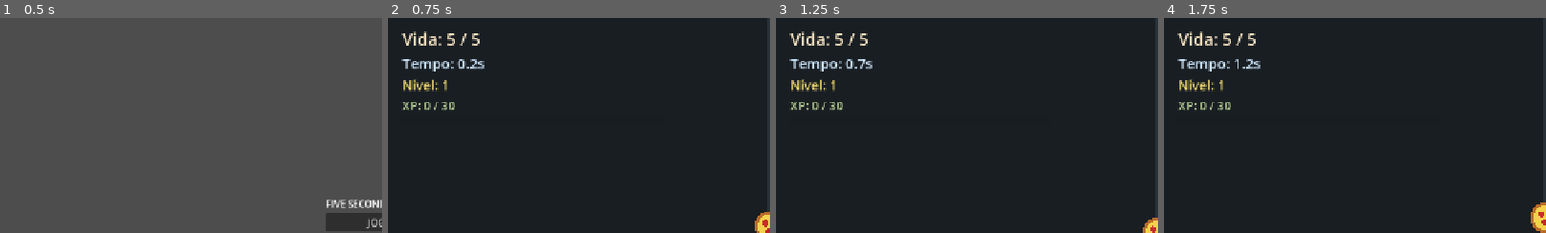
Above: before the commit, frames 1-4 (left to right).
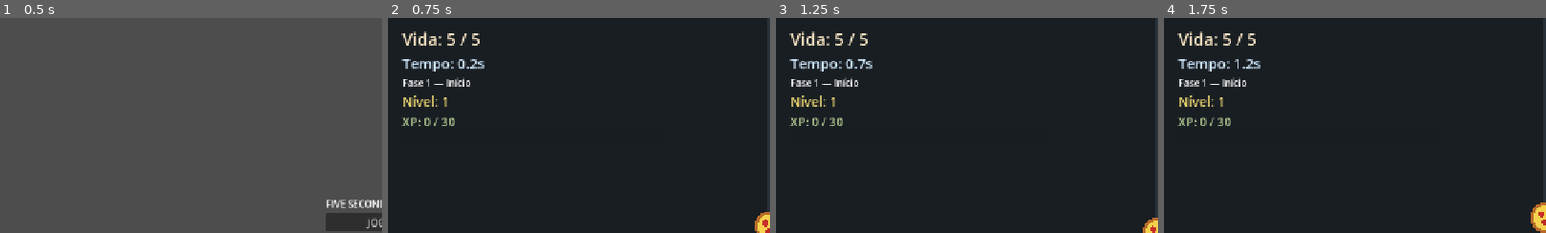
Above: after the commit, the same moments.

Repository: kosh202/five-second-survival
Game: Godot game, scene res://scenes/ui/main_menu.tscn
Two runs of this game, one before a commit and one after it. Both use one fixed random seed, a clock stepped at 60 frames per second and the inputs below.
Inputs:
- Up to frame 1 (0.5 s): no input
- Up to frame 2 (0.75 s): click "JOGAR" at 0.5 s
- Up to frame 3 (1.25 s): no input
- Up to frame 4 (1.75 s): tap Enter at 1.25 s; hold W (move_up) from 1.28 s (still down)
The pictures show only the part of the screen within x 0-50%, y 0-50%; the shares and areas given below are measured in that part.

Frame 1 is identical in both runs. In frame 2, 1.3% of the frame differs, in the area x 3-22%, y 27-51%; in frame 3, 1.3%; in frame 4, 1.3%.

Commit message:
ajustando dificuldade e niveis

Diff:
--- a/scenes/ui/hud.tscn
+++ b/scenes/ui/hud.tscn
@@ -1,52 +1,56 @@
-[gd_scene load_steps=1 format=3]
+[gd_scene format=3 uid="uid://bpkat13hitr8k"]
 
 [ext_resource type="Script" uid="uid://d2wg8slsgneei" path="res://scripts/ui/hud.gd" id="1_hud"]
 
-[node name="HUD" type="CanvasLayer"]
+[node name="HUD" type="CanvasLayer" unique_id=207180699]
 process_mode = 3
 script = ExtResource("1_hud")
 
-[node name="Margin" type="MarginContainer" parent="."]
+[node name="Margin" type="MarginContainer" parent="." unique_id=1611247178]
 offset_right = 460.0
 offset_bottom = 220.0
 theme_override_constants/margin_left = 24
 theme_override_constants/margin_top = 16
 
-[node name="VBox" type="VBoxContainer" parent="Margin"]
+[node name="VBox" type="VBoxContainer" parent="Margin" unique_id=1639642195]
 layout_mode = 2
 theme_override_constants/separation = 4
 
-[node name="HealthLabel" type="Label" parent="Margin/VBox"]
+[node name="HealthLabel" type="Label" parent="Margin/VBox" unique_id=2095819850]
 layout_mode = 2
 theme_override_colors/font_color = Color(1, 0.92, 0.78, 1)
 theme_override_font_sizes/font_size = 28
 text = "Vida: 5 / 5"
 
-[node name="TimeLabel" type="Label" parent="Margin/VBox"]
+[node name="TimeLabel" type="Label" parent="Margin/VBox" unique_id=1500769241]
 layout_mode = 2
 theme_override_colors/font_color = Color(0.82, 0.92, 1, 1)
 theme_override_font_sizes/font_size = 24
 text = "Tempo: 0.0s"
 
-[node name="LevelLabel" type="Label" parent="Margin/VBox"]
+[node name="PhaseLabel" type="Label" parent="Margin/VBox" unique_id=626217749]
+layout_mode = 2
+text = "Fase 1 — Início"
+
+[node name="LevelLabel" type="Label" parent="Margin/VBox" unique_id=2139987116]
 layout_mode = 2
 theme_override_colors/font_color = Color(0.95, 0.86, 0.45, 1)
 theme_override_font_sizes/font_size = 22
 text = "Nível: 1"
 
-[node name="XpLabel" type="Label" parent="Margin/VBox"]
+[node name="XpLabel" type="Label" parent="Margin/VBox" unique_id=441731494]
 layout_mode = 2
 theme_override_colors/font_color = Color(0.78, 0.88, 0.62, 1)
 theme_override_font_sizes/font_size = 20
 text = "XP: 0 / 30"
 
-[node name="XpBar" type="ProgressBar" parent="Margin/VBox"]
+[node name="XpBar" type="ProgressBar" parent="Margin/VBox" unique_id=1816702967]
 custom_minimum_size = Vector2(0, 18)
 layout_mode = 2
 max_value = 30.0
 show_percentage = false
 
-[node name="GameOver" type="Control" parent="."]
+[node name="GameOver" type="Control" parent="." unique_id=413992555]
 visible = false
 layout_mode = 3
 anchors_preset = 15
@@ -55,7 +59,7 @@
 grow_horizontal = 2
 grow_vertical = 2
 
-[node name="Dim" type="ColorRect" parent="GameOver"]
+[node name="Dim" type="ColorRect" parent="GameOver" unique_id=747050765]
 layout_mode = 1
 anchors_preset = 15
 anchor_right = 1.0
@@ -64,7 +68,7 @@
 grow_vertical = 2
 color = Color(0.02, 0.02, 0.04, 0.72)
 
-[node name="Center" type="CenterContainer" parent="GameOver"]
+[node name="Center" type="CenterContainer" parent="GameOver" unique_id=1483805925]
 layout_mode = 1
 anchors_preset = 15
 anchor_right = 1.0
@@ -72,35 +76,35 @@
 grow_horizontal = 2
 grow_vertical = 2
 
-[node name="Panel" type="PanelContainer" parent="GameOver/Center"]
+[node name="Panel" type="PanelContainer" parent="GameOver/Center" unique_id=1040657480]
 custom_minimum_size = Vector2(420, 180)
 layout_mode = 2
 
-[node name="VBox" type="VBoxContainer" parent="GameOver/Center/Panel"]
+[node name="VBox" type="VBoxContainer" parent="GameOver/Center/Panel" unique_id=672465855]
 layout_mode = 2
 theme_override_constants/separation = 16
 alignment = 1
 
-[node name="Title" type="Label" parent="GameOver/Center/Panel/VBox"]
+[node name="Title" type="Label" parent="GameOver/Center/Panel/VBox" unique_id=1836719025]
 layout_mode = 2
 theme_override_font_sizes/font_size = 40
 text = "Game Over"
 horizontal_alignment = 1
 
-[node name="Hint" type="Label" parent="GameOver/Center/Panel/VBox"]
+[node name="Hint" type="Label" parent="GameOver/Center/Panel/VBox" unique_id=669856778]
 layout_mode = 2
 theme_override_font_sizes/font_size = 18
 text = "A pizza não sobreviveu aos germes.
 Pressione R ou o botão para tentar de novo."
 horizontal_alignment = 1
 
-[node name="RestartButton" type="Button" parent="GameOver/Center/Panel/VBox"]
+[node name="RestartButton" type="Button" parent="GameOver/Center/Panel/VBox" unique_id=602850848]
 custom_minimum_size = Vector2(180, 40)
 layout_mode = 2
 size_flags_horizontal = 4
 text = "Reiniciar"
 
-[node name="UpgradePanel" type="Control" parent="."]
+[node name="UpgradePanel" type="Control" parent="." unique_id=443635923]
 visible = false
 layout_mode = 3
 anchors_preset = 15
@@ -109,7 +113,7 @@
 grow_horizontal = 2
 grow_vertical = 2
 
-[node name="Dim" type="ColorRect" parent="UpgradePanel"]
+[node name="Dim" type="ColorRect" parent="UpgradePanel" unique_id=1820109925]
 layout_mode = 1
 anchors_preset = 15
 anchor_right = 1.0
@@ -118,7 +122,7 @@
 grow_vertical = 2
 color = Color(0.02, 0.02, 0.04, 0.72)
 
-[node name="Center" type="CenterContainer" parent="UpgradePanel"]
+[node name="Center" type="CenterContainer" parent="UpgradePanel" unique_id=702862103]
 layout_mode = 1
 anchors_preset = 15
 anchor_right = 1.0
@@ -126,38 +130,53 @@
 grow_horizontal = 2
 grow_vertical = 2
 
-[node name="Panel" type="PanelContainer" parent="UpgradePanel/Center"]
+[node name="Panel" type="PanelContainer" parent="UpgradePanel/Center" unique_id=1576343063]
 custom_minimum_size = Vector2(480, 340)
 layout_mode = 2
 
-[node name="VBox" type="VBoxContainer" parent="UpgradePanel/Center/Panel"]
+[node name="VBox" type="VBoxContainer" parent="UpgradePanel/Center/Panel" unique_id=1660653382]
 layout_mode = 2
 theme_override_constants/separation = 12
 alignment = 1
 
-[node name="Title" type="Label" parent="UpgradePanel/Center/Panel/VBox"]
+[node name="Title" type="Label" parent="UpgradePanel/Center/Panel/VBox" unique_id=18032202]
 layout_mode = 2
 theme_override_font_sizes/font_size = 32
 text = "Escolha uma melhoria"
 horizontal_alignment = 1
 
-[node name="Hint" type="Label" parent="UpgradePanel/Center/Panel/VBox"]
+[node name="Hint" type="Label" parent="UpgradePanel/Center/Panel/VBox" unique_id=1181156940]
 layout_mode = 2
 theme_override_font_sizes/font_size = 16
 text = "A partida fica pausada até você escolher."
 horizontal_alignment = 1
 
-[node name="Option1" type="Button" parent="UpgradePanel/Center/Panel/VBox"]
+[node name="Option1" type="Button" parent="UpgradePanel/Center/Panel/VBox" unique_id=1926124029]
 custom_minimum_size = Vector2(440, 72)
 layout_mode = 2
 text = "Melhoria 1"
 
-[node name="Option2" type="Button" parent="UpgradePanel/Center/Panel/VBox"]
+[node name="Option2" type="Button" parent="UpgradePanel/Center/Panel/VBox" unique_id=2117558293]
 custom_minimum_size = Vector2(440, 72)
 layout_mode = 2
 text = "Melhoria 2"
 
-[node name="Option3" type="Button" parent="UpgradePanel/Center/Panel/VBox"]
+[node name="Option3" type="Button" parent="UpgradePanel/Center/Panel/VBox" unique_id=39834689]
 custom_minimum_size = Vector2(440, 72)
 layout_mode = 2
 text = "Melhoria 3"
+
+[node name="PhaseAnnouncement" type="Label" parent="." unique_id=1438761616]
+visible = false
+offset_left = 384.0
+offset_top = 24.0
+offset_right = 768.0
+offset_bottom = 88.0
+theme_override_font_sizes/font_size = 23
+text = "FASE 2 — AMEAÇA CRESCENTE"
+horizontal_alignment = 1
+vertical_alignment = 1
+
+[node name="PhaseAnnouncementTimer" type="Timer" parent="." unique_id=1665860450]
+wait_time = 2.5
+one_shot = true
--- a/scripts/main.gd
+++ b/scripts/main.gd
@@ -27,6 +27,7 @@
 var _elapsed_seconds: float = 0.0
 var _game_over: bool = false
 var _spawn_cooldown: float = 0.0
+var _difficulty_phase: int = 1
 var _xp: int = 0
 var _level: int = 1
 var _xp_to_next: int = FIRST_LEVEL_XP
@@ -42,6 +43,7 @@
 	_hud.update_health(_player.health, _player.MAX_HEALTH)
 	_hud.update_time(0.0)
 	_hud.update_experience(_level, _xp, _xp_to_next)
+	_hud.update_difficulty_phase(_difficulty_phase)
 
 
 func _process(delta: float) -> void:
@@ -51,6 +53,7 @@
 		return
 
 	_elapsed_seconds += delta
+	_update_difficulty_phase()
 	_hud.update_time(_elapsed_seconds)
 	_update_spawning(delta)
 
@@ -67,11 +70,46 @@
 		_spawn_cooldown = 0.2
 
 
+
 func _current_spawn_interval() -> float:
-	return maxf(
-		SPAWN_INTERVAL_MIN,
-		SPAWN_INTERVAL_START - _elapsed_seconds * SPAWN_INTERVAL_DECAY_PER_SECOND
-	)
+	var phase_min_interval := SPAWN_INTERVAL_MIN
+
+	match _difficulty_phase:
+		1:
+			phase_min_interval = 0.8
+		2:
+			phase_min_interval = 0.6
+		3:
+			phase_min_interval = 0.4
+		4:
+			phase_min_interval = 0.25
+
+	var interval := SPAWN_INTERVAL_START - _elapsed_seconds * SPAWN_INTERVAL_DECAY_PER_SECOND
+
+	return maxf(phase_min_interval, interval)
+
+
+
+
+func _update_difficulty_phase() -> void:
+	var previous_phase := _difficulty_phase
+
+	if _elapsed_seconds < 20.0:
+		_difficulty_phase = 1
+	elif _elapsed_seconds < 45.0:
+		_difficulty_phase = 2
+	elif _elapsed_seconds < 90.0:
+		_difficulty_phase = 3
+	else:
+		_difficulty_phase = 4
+
+	if _difficulty_phase != previous_phase:
+		_hud.update_difficulty_phase(_difficulty_phase)
+
+	if _difficulty_phase != previous_phase:
+		_hud.update_difficulty_phase(_difficulty_phase)
+		_hud.show_phase_announcement(_difficulty_phase)
+
 
 
 func _try_spawn_bacteria() -> bool:
@@ -84,24 +122,30 @@
 
 	var bacteria := BACTERIA_SCENE.instantiate() as Bacteria
 
-
-# A partir de 45 segundos, podem surgir inimigos resistentes.
-	if _elapsed_seconds >= 45.0:
-		var variant_roll := randf()
-
-		if variant_roll < 0.15:
-			bacteria.configure_tough_variant()
-		elif variant_roll < 0.45:
-			bacteria.configure_fast_variant()
-	elif _elapsed_seconds >= 20.0 and randf() < 0.3:
-		bacteria.configure_fast_variant()
-
+	var variant_roll := randf()
+
+	match _difficulty_phase:
+		1:
+			pass # Apenas bactérias comuns.
+		2:
+			if variant_roll < 0.30:
+				bacteria.configure_fast_variant()
+		3:
+			if variant_roll < 0.20:
+				bacteria.configure_tough_variant()
+			elif variant_roll < 0.55:
+				bacteria.configure_fast_variant()
+		4:
+			if variant_roll < 0.30:
+				bacteria.configure_tough_variant()
+			elif variant_roll < 0.70:
+				bacteria.configure_fast_variant()
 
 	bacteria.defeated.connect(_on_enemy_defeated)
-
 	_enemies.add_child(bacteria)
 	bacteria.global_position = spawn_position as Vector2
 	return true
+
 
 
 func _alive_enemy_count() -> int:
--- a/scripts/ui/hud.gd
+++ b/scripts/ui/hud.gd
@@ -14,12 +14,15 @@
 
 @onready var _health_label: Label = $Margin/VBox/HealthLabel
 @onready var _time_label: Label = $Margin/VBox/TimeLabel
+@onready var _phase_label: Label = $Margin/VBox/PhaseLabel
 @onready var _level_label: Label = $Margin/VBox/LevelLabel
 @onready var _xp_label: Label = $Margin/VBox/XpLabel
 @onready var _xp_bar: ProgressBar = $Margin/VBox/XpBar
 @onready var _game_over: Control = $GameOver
 @onready var _restart_button: Button = $GameOver/Center/Panel/VBox/RestartButton
 @onready var _upgrade_panel: Control = $UpgradePanel
+@onready var _phase_announcement: Label = $PhaseAnnouncement
+@onready var _phase_announcement_timer: Timer = $PhaseAnnouncementTimer
 @onready var _option_buttons: Array[Button] = [
 	$UpgradePanel/Center/Panel/VBox/Option1,
 	$UpgradePanel/Center/Panel/VBox/Option2,
@@ -33,8 +36,10 @@
 	_game_over.visible = false
 	_upgrade_panel.visible = false
 	_restart_button.pressed.connect(_on_restart_pressed)
+	_phase_announcement_timer.timeout.connect(_on_phase_announcement_timeout)
 	for i in _option_buttons.size():
 		_option_buttons[i].pressed.connect(_on_option_pressed.bind(i))
+
 
 
 func update_health(current: int, maximum: int) -> void:
@@ -43,6 +48,43 @@
 
 func update_time(seconds: float) -> void:
 	_time_label.text = "Tempo: %.1fs" % seconds
+
+
+func show_phase_announcement(phase: int) -> void:
+	var phase_name := ""
+
+	match phase:
+		2:
+			phase_name = "AMEAÇA CRESCENTE"
+		3:
+			phase_name = "SOBREVIVÊNCIA"
+		4:
+			phase_name = "CAOS"
+		_:
+			return
+
+	_phase_announcement.text = "FASE %d\n%s" % [phase, phase_name]
+	_phase_announcement.visible = true
+	_phase_announcement_timer.start()
+
+
+func _on_phase_announcement_timeout() -> void:
+	_phase_announcement.visible = false
+
+
+func update_difficulty_phase(phase: int) -> void:
+	match phase:
+		1:
+			_phase_label.text = "Fase 1 — Início"
+		2:
+			_phase_label.text = "Fase 2 — Ameaça crescente"
+		3:
+			_phase_label.text = "Fase 3 — Sobrevivência"
+		4:
+			_phase_label.text = "Fase 4 — Caos"
+		_:
+			_phase_label.text = "Fase desconhecida"
+
 
 
 func update_experience(level: int, current_xp: int, xp_to_next: int) -> void:
